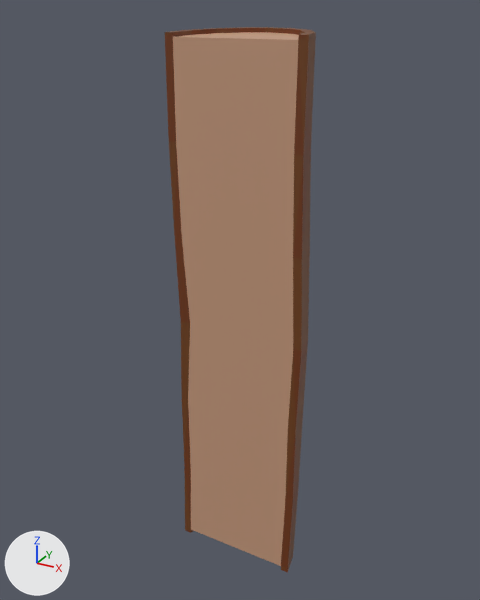
A saved change to the FBX model Assets/GameAssets/Logs/halflog1.fbx.
Before and after are seen from a camera (50 mm lens) standing at (0.232, -0.41, 0.462) and looking at (-0.011, 0.033, 0.241). The axes (+X, +Y, +Z) are drawn at lower left. The lights are the same throughout.

The older version as bpy lines, for what is in view:
```python
me_cylinder_001 = bpy.data.meshes.new('Cylinder.001')
me_cylinder_001.from_pydata(...)  # 134 vertices, 264 faces; spans x -0.055..0.058, y 0.003..0.06, z 0.0..0.449
# faces by material slot: [115, 109, 40]
me_cylinder_001.materials.append(mat_log_001)  # brown #714017
me_cylinder_001.materials.append(mat_log2)  # brown #713711
me_cylinder_001.materials.append(mat_log_inside_001)  # brown #c69a7d
ob_cylinder = bpy.data.objects.new('Cylinder', me_cylinder_001)
ob_cylinder.location = (0.0, 0.0, 0.0)
```
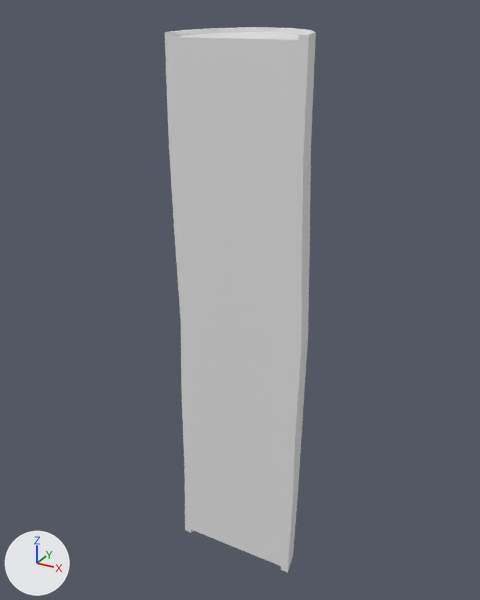
What changed in the scene script:
```text
Change me_cylinder_001:
    where me_cylinder_001.from_pydata(...)  # 134 vertices, 264 faces; spans x -0.055..0.058, y 0.003..0.06, z 0.0..0.449
    used by ob_cylinder; location = (0.0, 0.0, 0.0)
    me_cylinder_001 part 1: all 115 faces that had it switch from mat_log_001 (brown #714017) to no material
    me_cylinder_001 part 2: all 109 faces that had it switch from mat_log2 (brown #713711) to no material
    me_cylinder_001 part 3: all 40 faces that had it switch from mat_log_inside_001 (brown #c69a7d) to no material
```

Pixel boxes (x1, y1, x2, y2) of what changed, in the pictures (480 x 600 px):
part 1 of me_cylinder_001, recoloured (brown to grey)
    both: (165, 27, 316, 570)
part 2 of me_cylinder_001, recoloured (brown to grey)
    both: (165, 27, 311, 573)
part 3 of me_cylinder_001, recoloured (brown to grey)
    both: (173, 32, 299, 566)
